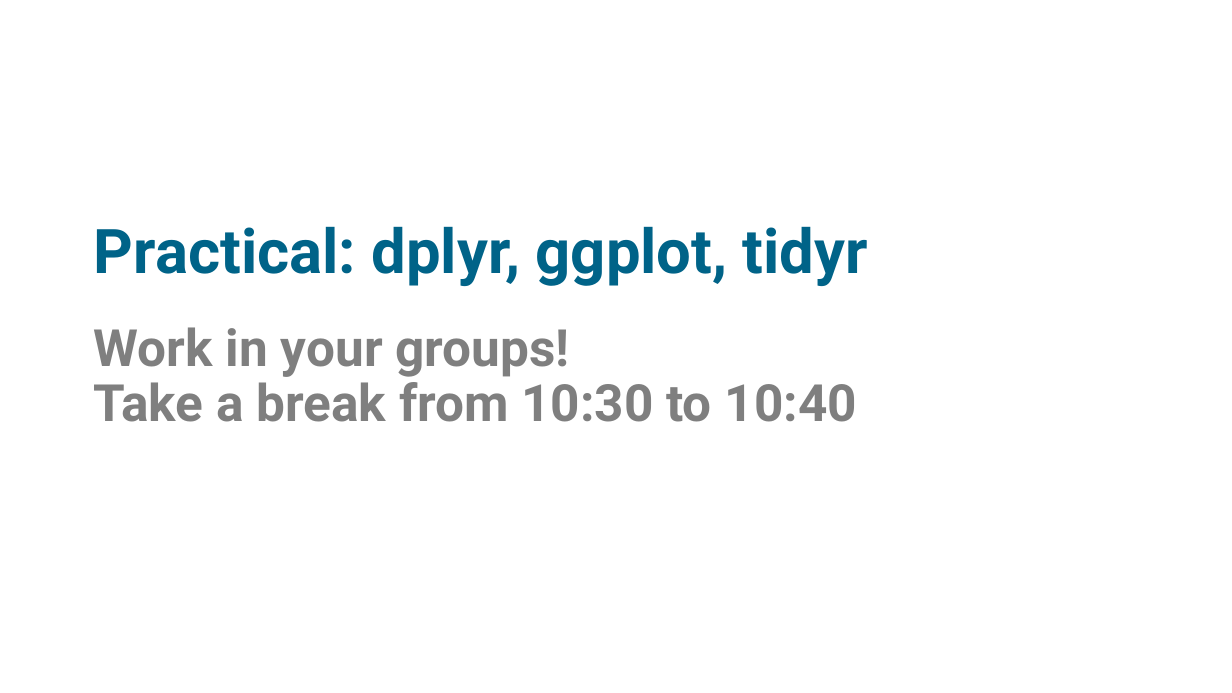
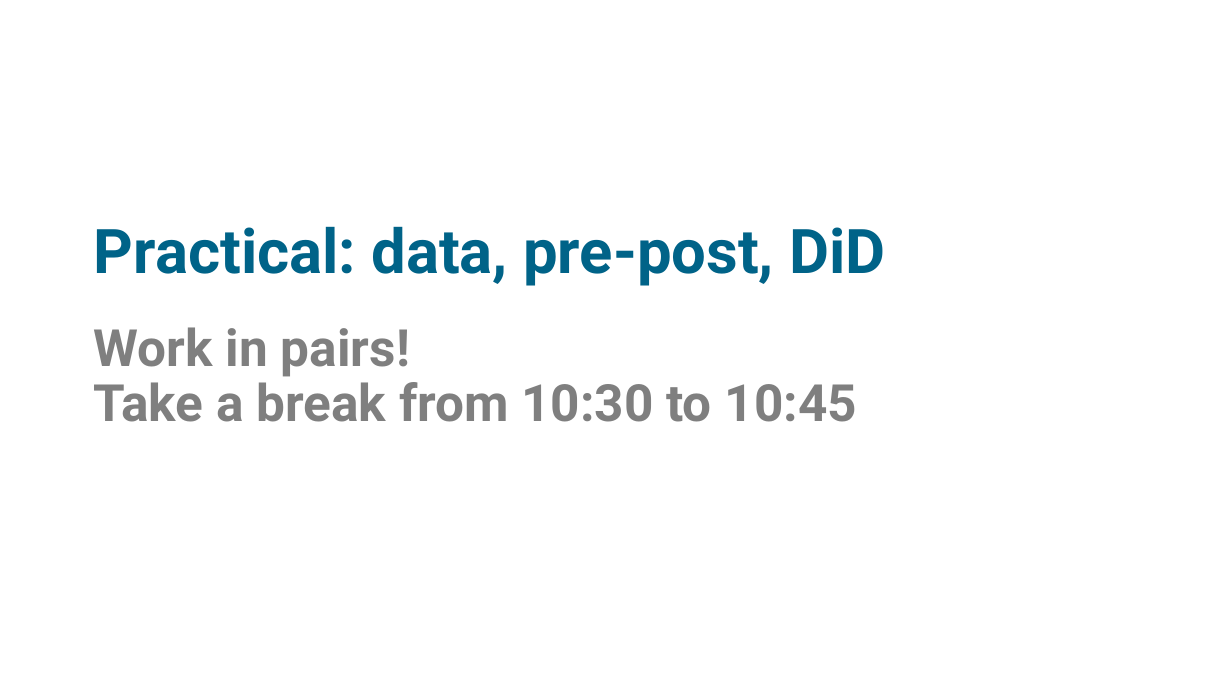
Before and after one commit to sodascience/workshop_causal_impact_assessment, a slide deck: slide 37 of lectures/01_introduction/intro_2.pptx (slide 29 before the commit). Drawn at 1232x693 pixels with LibreOffice and Linux fonts; fonts in the diff are those of the drawing. Boxes give left, top, right and bottom in pixels: in the first picture for what was removed or moved away, otherwise in the second. Text is boxed around its words. In the diff, an @@ line names an element or a change of style, - is before the commit and + after.

```diff
--- a/lectures/01_introduction/intro_2.pptx
+++ b/lectures/01_introduction/intro_2.pptx
@@ title at (94, 226, 885, 286): text changed @@
-Practical: dplyr, ggplot, tidyr
+Practical: data, pre-post, DiD
@@ text at (94, 327, 857, 422): text changed @@
-Work in your groups!
-Take a break from 10:30 to 10:40
+Work in pairs!
+Take a break from 10:30 to 10:45
```
Also in this commit, not shown: 36 slides added, 28 slides removed, 6 other files.
